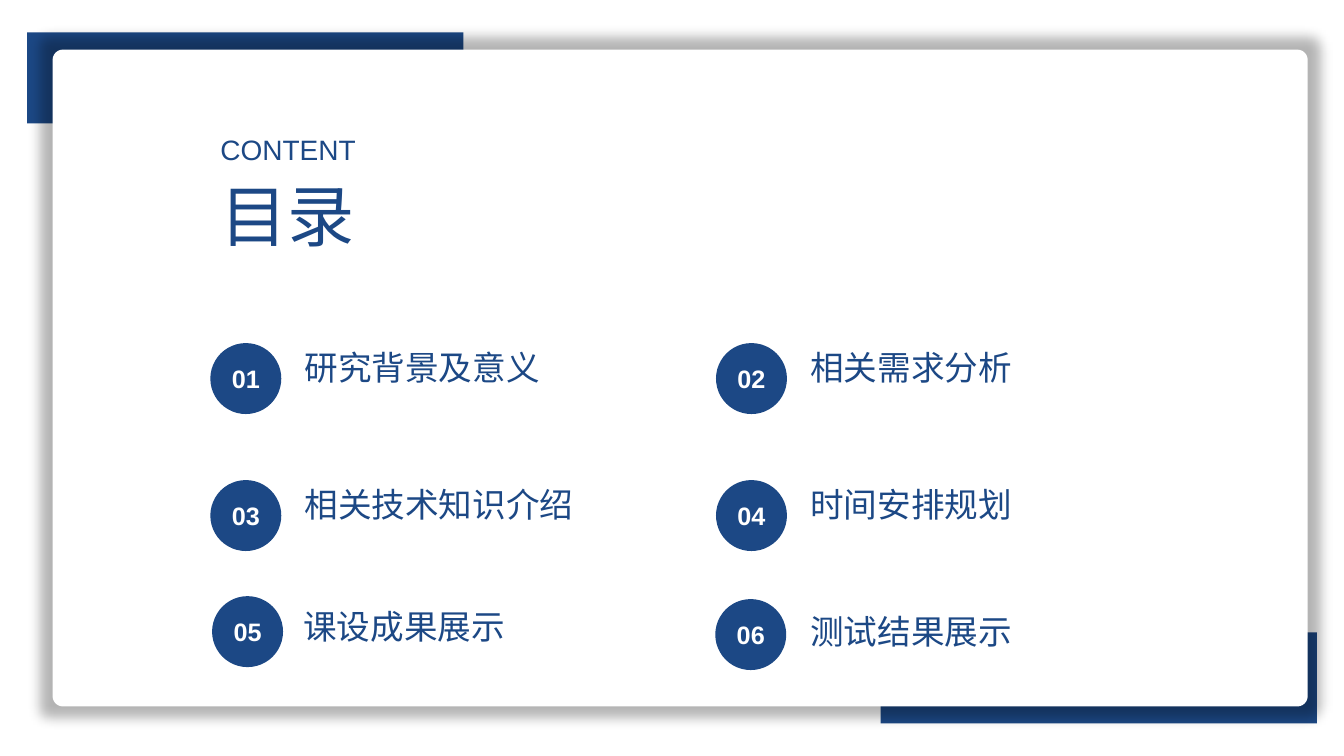
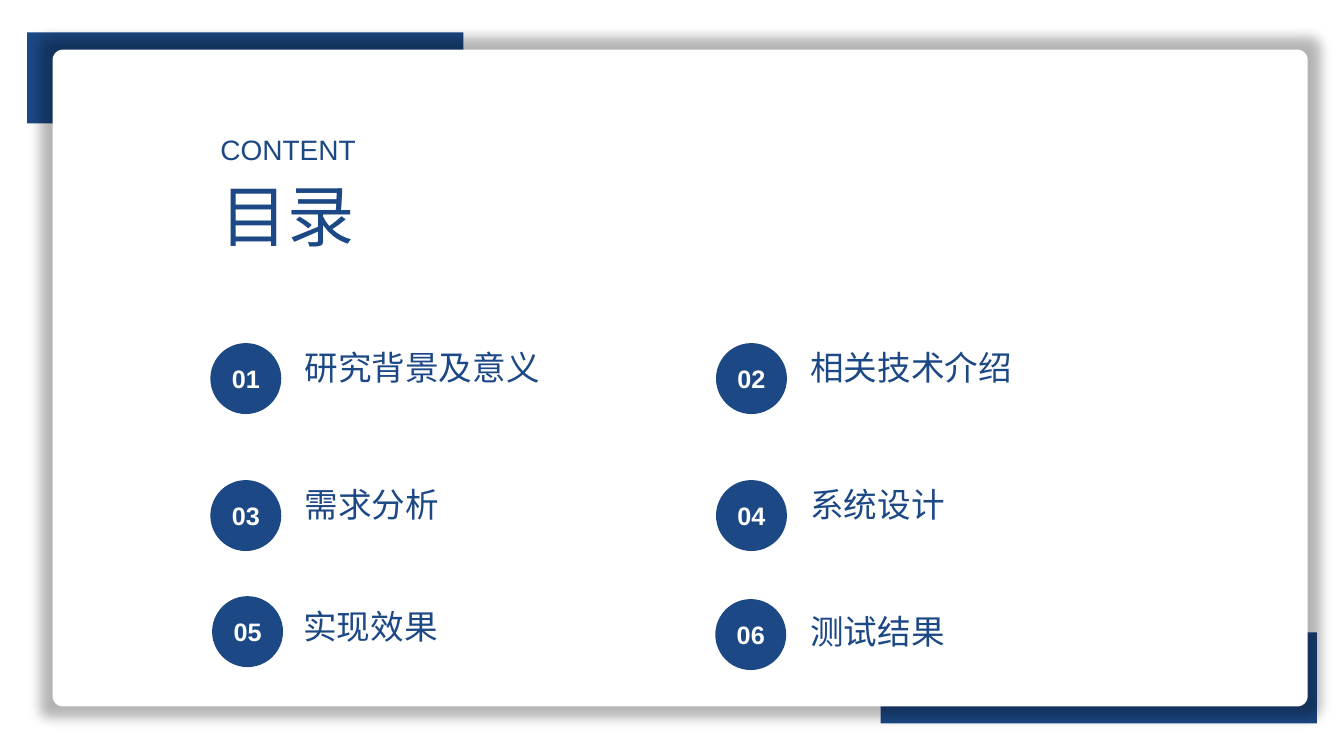
Before and after one commit to liushaoyi1996/lunwen, a slide deck: slide 2 of yiqing.pptx. Drawn at 1344x756 pixels with LibreOffice and Linux fonts; fonts in the diff are those of the drawing. Boxes give left, top, right and bottom in pixels: in the first picture for what was removed or moved away, otherwise in the second. Text is boxed around its words. In the diff, an @@ line names an element or a change of style, - is before the commit and + after.

```diff
--- a/yiqing.pptx
+++ b/yiqing.pptx
@@ text at (810,351,1012,383): text changed @@
-相关需求分析
+相关技术介绍
@@ text at (305,488,439,520): text changed @@
-相关技术知识介绍
+需求分析
@@ text at (810,489,944,520): text changed @@
-时间安排规划
+系统设计
@@ text at (303,610,437,642): text changed @@
-课设成果展示
+实现效果
@@ text at (810,615,944,647): text changed @@
-测试结果展示
+测试结果
```
Also in this commit, not shown: 7 other slides changed, 2 slides added, 1 slide removed.
